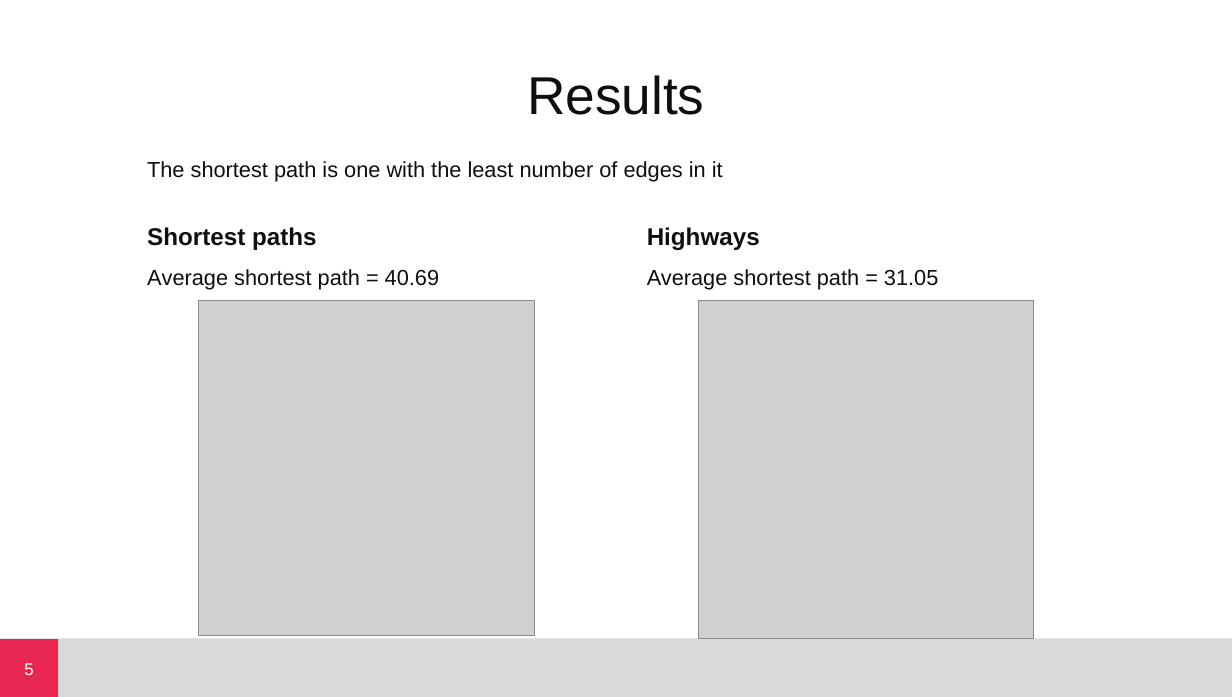
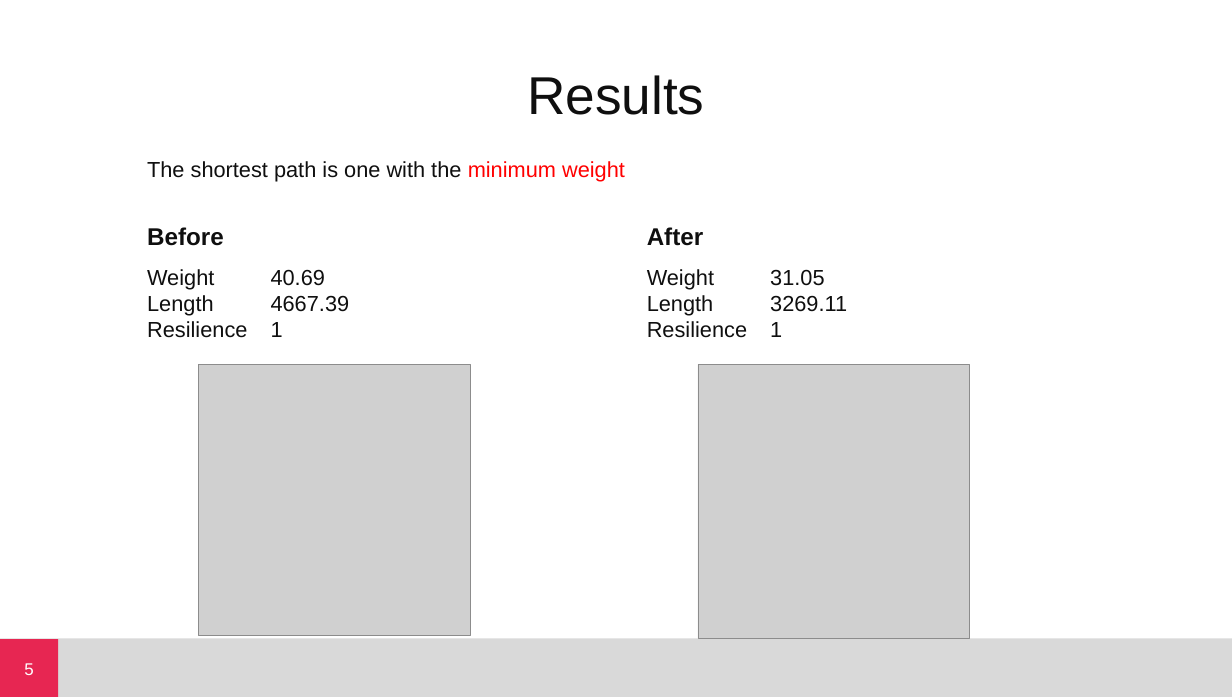
Before and after one commit to zlxxo/NetSci_Project, a slide deck: slide 5 of presentation.pptx. Drawn at 1232x697 pixels with LibreOffice and Linux fonts; fonts in the diff are those of the drawing; grey boxes stand for pictures; background and template pictures are left out. Boxes give left, top, right and bottom in pixels: in the first picture for what was removed or moved away, otherwise in the second. Text is boxed around its words. In the diff, an @@ line names an element or a change of style, - is before the commit and + after.

```diff
--- a/presentation.pptx
+++ b/presentation.pptx
@@ text at box(147, 161, 625, 182): text changed @@
-The shortest path is one with the least number of edges in it
+The shortest path is one with the minimum weight
@@ text at box(147, 227, 224, 246): text changed @@
-Shortest paths
+Before
@@ text at box(647, 227, 703, 246): text changed @@
-Highways
+After
@@ text at box(147, 269, 350, 337): text changed @@
-Average shortest path = 40.69
+Weight 40.69
+Length 4667.39
+Resilience 1
@@ text at box(647, 269, 847, 337): text changed @@
-Average shortest path = 31.05
+Weight 31.05
+Length 3269.11
+Resilience 1
@@ picture: place and size @@
-picture at box(199, 300, 535, 636)
+picture at box(199, 364, 470, 636)
@@ picture: place and size @@
-picture at box(698, 300, 1034, 638)
+picture at box(698, 364, 970, 637)
```
Also in this commit, not shown: 2 other slides changed, 1 slide added, 2 other files.
